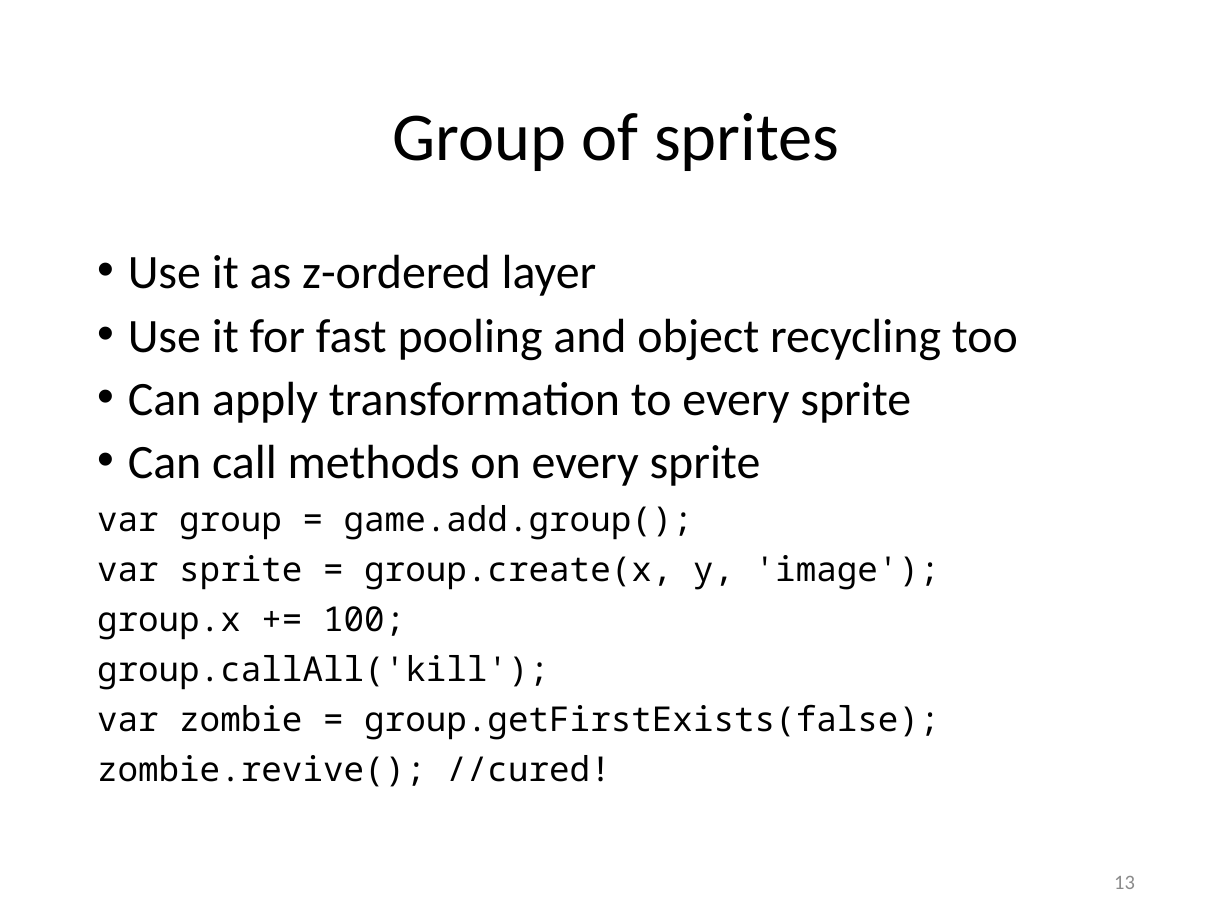
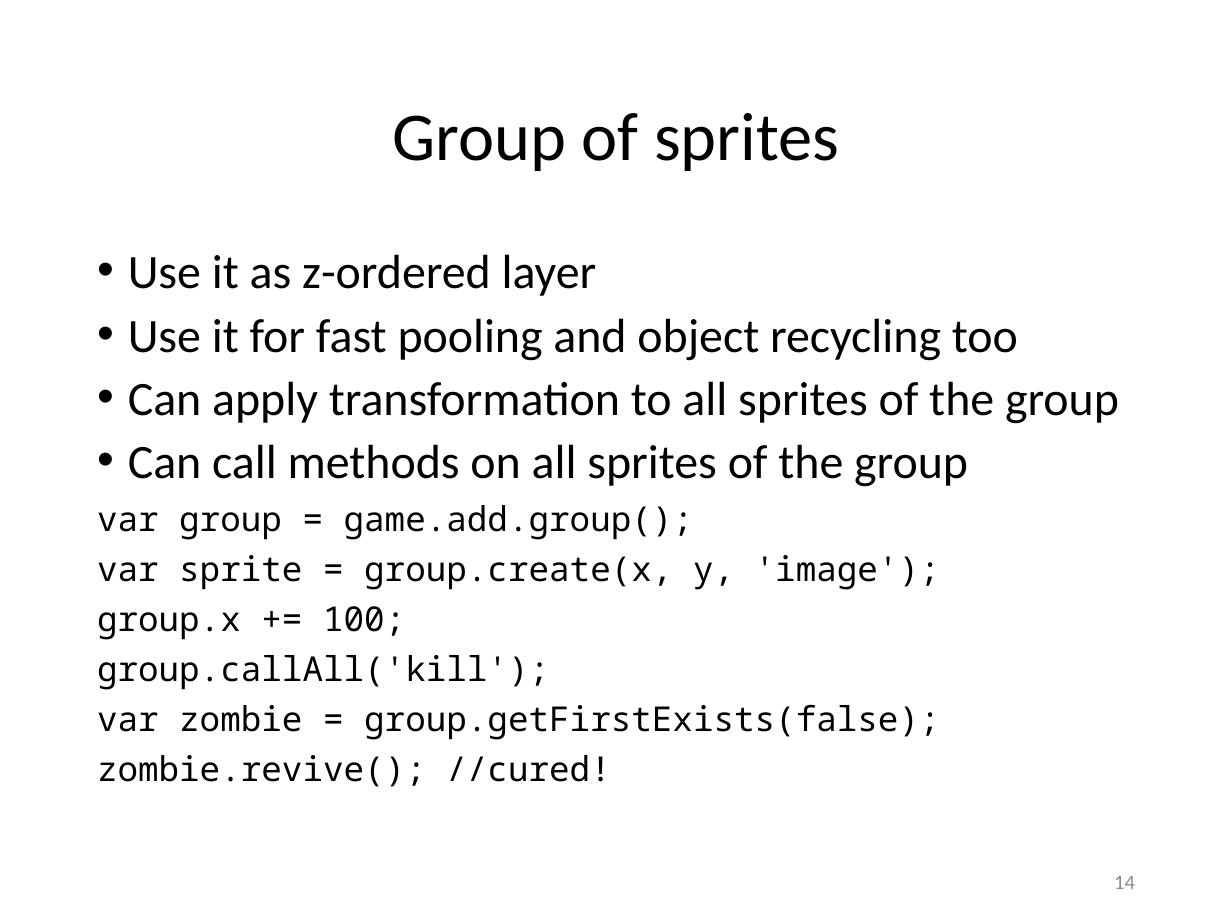
Before and after one commit to Lotti/codemotion2014, a slide deck: slide 14 of codemotion.pptx (slide 13 before the commit). Drawn at 1232x924 pixels with LibreOffice and Linux fonts; fonts in the diff are those of the drawing; background and template pictures are left out. Boxes give left, top, right and bottom in pixels: in the first picture for what was removed or moved away, otherwise in the second. Text is boxed around its words. In the diff, an @@ line names an element or a change of style, - is before the commit and + after.

```diff
--- a/codemotion.pptx
+++ b/codemotion.pptx
@@ text at [128,381,1119,487]: text changed @@
-• Can apply transformation to every sprite
-• Can call methods on every sprite
+• Can apply transformation to all sprites of the group
+• Can call methods on all sprites of the group
@@ page number at [1114,876,1135,889]: text changed @@
-13
+14
```
Also in this commit, not shown: 7 other slides changed, 9 other files.
